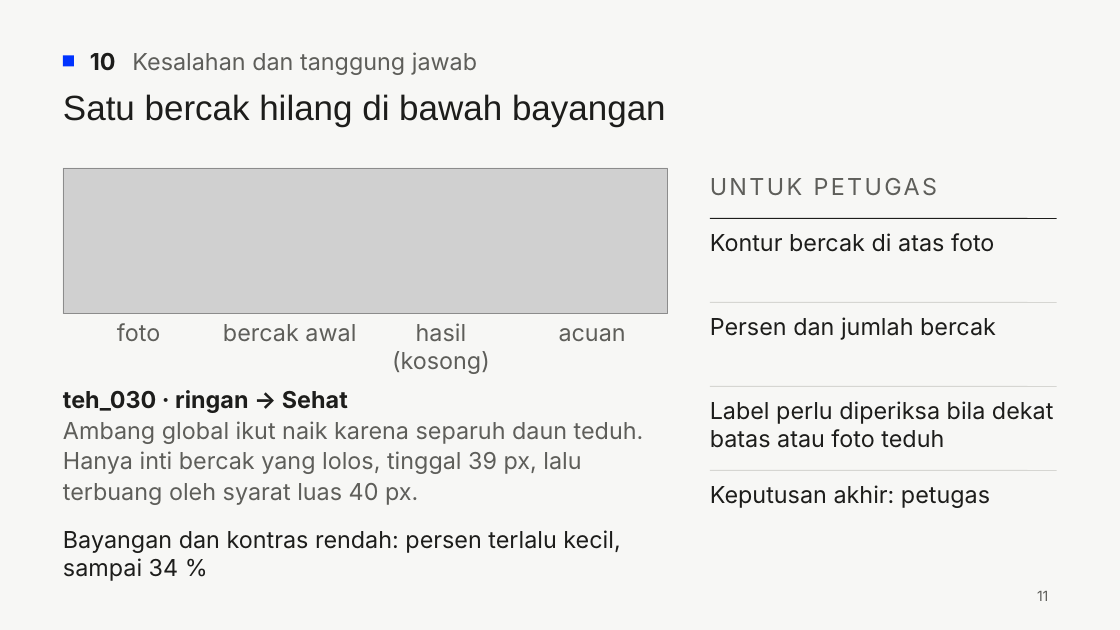
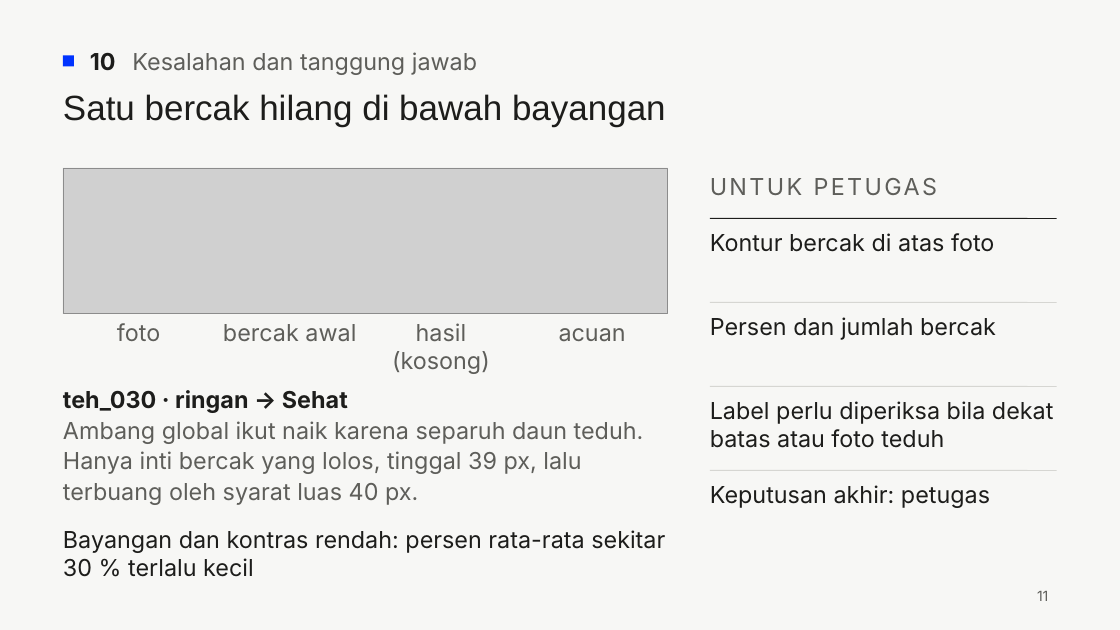
Before and after one commit to primappratama/simuteh-2330511022, a slide deck: slide 11 of laporan/Slide_P5-P6_2330511022.pptx. Drawn at 1120x630 pixels with LibreOffice and Linux fonts; fonts in the diff are those of the drawing; grey boxes stand for pictures. Boxes give left, top, right and bottom in pixels: in the first picture for what was removed or moved away, otherwise in the second. Text is boxed around its words. In the diff, an @@ line names an element or a change of style, - is before the commit and + after.

```diff
--- a/laporan/Slide_P5-P6_2330511022.pptx
+++ b/laporan/Slide_P5-P6_2330511022.pptx
@@ text at <box>63,530,665,577</box>: text changed @@
-Bayangan dan kontras rendah: persen terlalu kecil, sampai 34 %
+Bayangan dan kontras rendah: persen rata-rata sekitar 30 % terlalu kecil
```
Also in this commit, not shown: 2 other slides changed, 2 other files.
